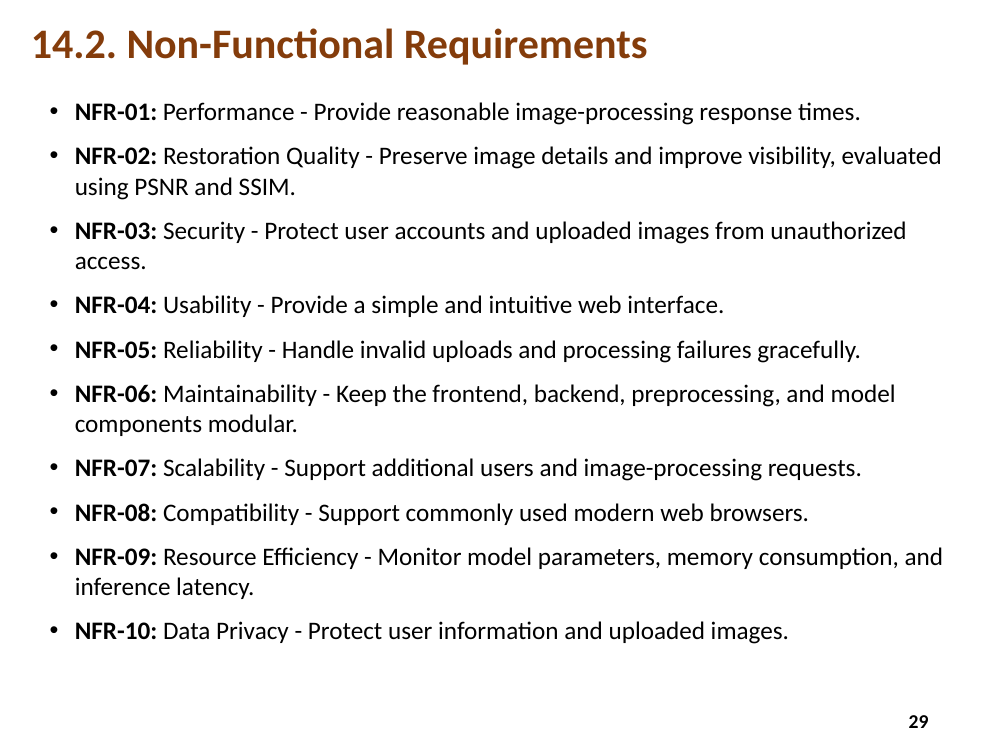
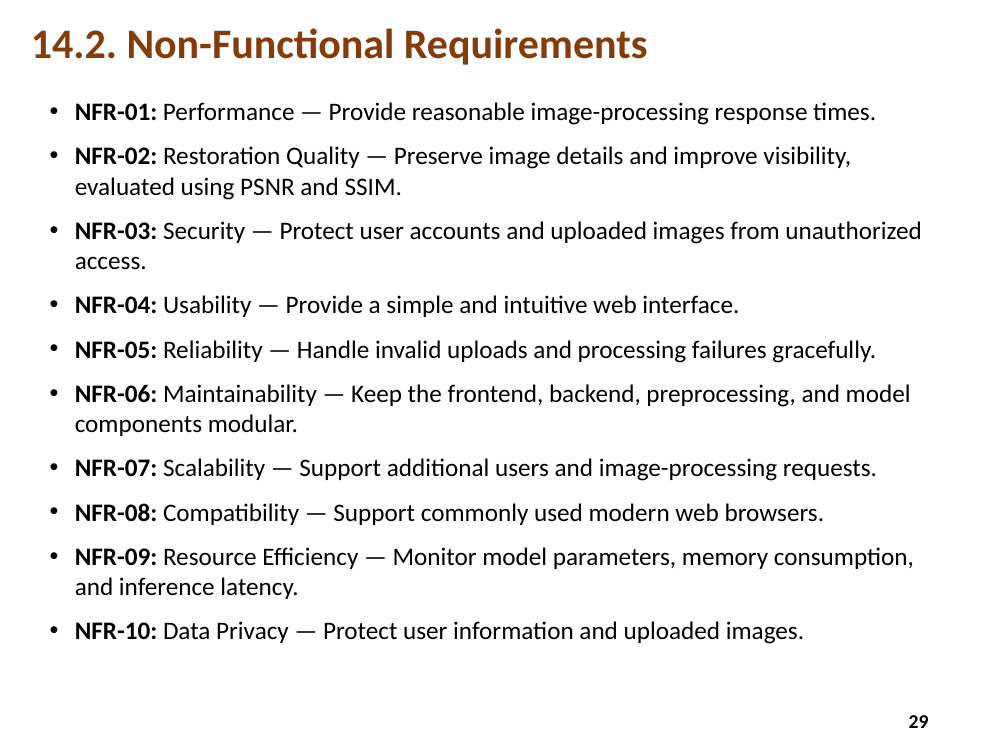
Before and after one commit to pbhargavreddy/mini_project, a slide deck: slide 29 of documentation/PPT'S/image_dehazing_v2.pptx. Drawn at 1008x756 pixels with LibreOffice and Linux fonts; fonts in the diff are those of the drawing. Boxes give left, top, right and bottom in pixels: in the first picture for what was removed or moved away, otherwise in the second. Text is boxed around its words. In the diff, an @@ line names an element or a change of style, - is before the commit and + after.

```diff
--- a/documentation/PPT'S/image_dehazing_v2.pptx
+++ b/documentation/PPT'S/image_dehazing_v2.pptx
@@ text at [75, 102, 921, 644]: text changed @@
-• NFR-01: Performance - Provide reasonable image-processing response times.
-• NFR-02: Restoration Quality - Preserve image details and improve visibility, evaluated using PSNR and SSIM.
-• NFR-03: Security - Protect user accounts and uploaded images from unauthorized access.
-• NFR-04: Usability - Provide a simple and intuitive web interface.
-• NFR-05: Reliability - Handle invalid uploads and processing failures gracefully.
-• NFR-06: Maintainability - Keep the frontend, backend, preprocessing, and model components modular.
-• NFR-07: Scalability - Support additional users and image-processing requests.
-• NFR-08: Compatibility - Support commonly used modern web browsers.
-• NFR-09: Resource Efficiency - Monitor model parameters, memory consumption, and inference latency.
-• NFR-10: Data Privacy - Protect user information and uploaded images.
+• NFR-01: Performance — Provide reasonable image-processing response times.
+• NFR-02: Restoration Quality — Preserve image details and improve visibility, evaluated using PSNR and SSIM.
+• NFR-03: Security — Protect user accounts and uploaded images from unauthorized access.
+• NFR-04: Usability — Provide a simple and intuitive web interface.
+• NFR-05: Reliability — Handle invalid uploads and processing failures gracefully.
+• NFR-06: Maintainability — Keep the frontend, backend, preprocessing, and model components modular.
+• NFR-07: Scalability — Support additional users and image-processing requests.
+• NFR-08: Compatibility — Support commonly used modern web browsers.
+• NFR-09: Resource Efficiency — Monitor model parameters, memory consumption, and inference latency.
+• NFR-10: Data Privacy — Protect user information and uploaded images.
```
Also in this commit, not shown: 5 other slides changed, 8 other files.
